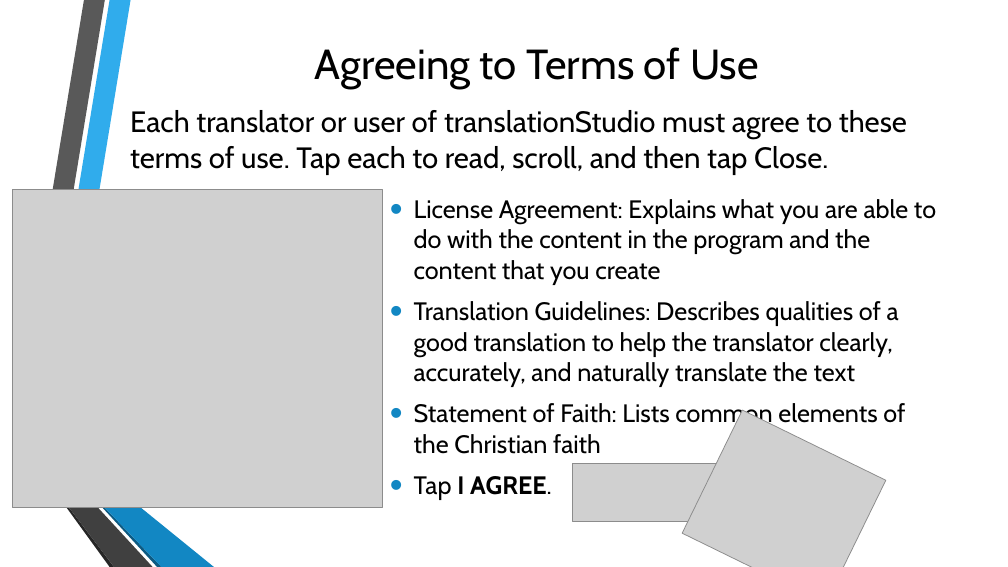
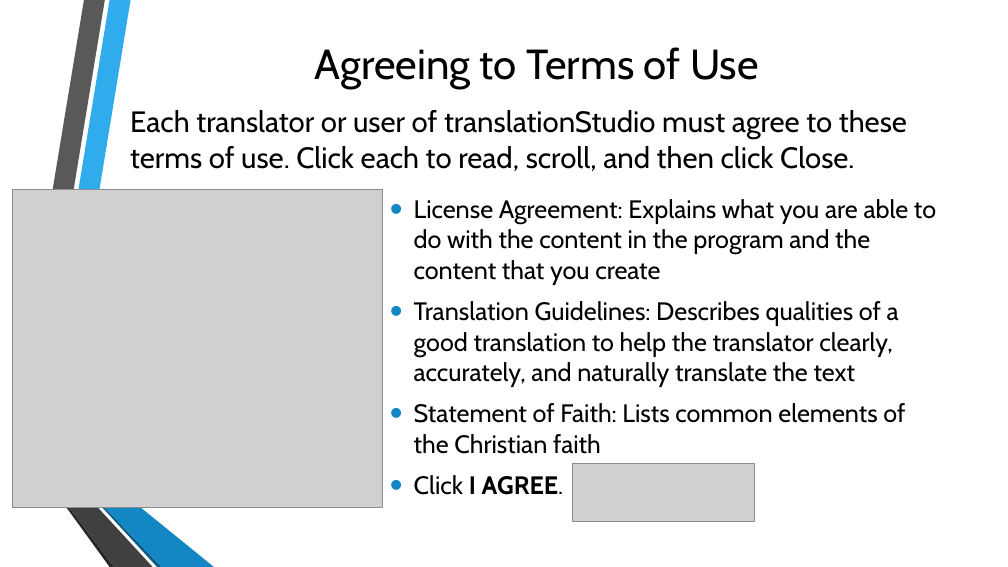
Before and after one commit to unfoldingWord-dev/translationStudio-Info, a slide deck: slide 15 of docs/GetStarted.pptx (slide 8 before the commit). Drawn at 1008x567 pixels with LibreOffice and Linux fonts; fonts in the diff are those of the drawing; grey boxes stand for pictures; background and template pictures are left out. Boxes give left, top, right and bottom in pixels: in the first picture for what was removed or moved away, otherwise in the second. Text is boxed around its words. In the diff, an @@ line names an element or a change of style, - is before the commit and + after.

```diff
--- a/docs/GetStarted.pptx
+++ b/docs/GetStarted.pptx
@@ text at (x1=130, y1=110, x2=907, y2=171): text changed @@
-Each translator or user of translationStudio must agree to these terms of use. Tap each to read, scroll, and then tap Close.
+Each translator or user of translationStudio must agree to these terms of use. Click each to read, scroll, and then click Close.
@@ picture removed at (x1=682, y1=410, x2=886, y2=567) @@
@@ text at (x1=414, y1=475, x2=564, y2=495): text changed; bold off @@
-• Tap I AGREE.
+• Click I AGREE.
```
Also in this commit, not shown: 6 other slides changed, 9 slides added, 2 slides removed, 1 other file.
